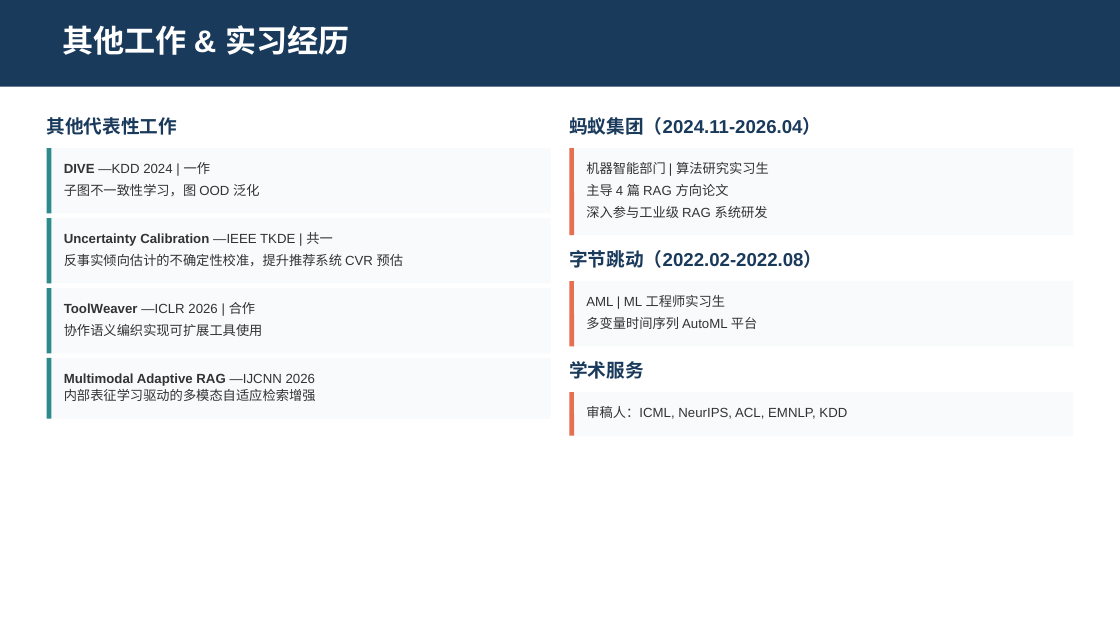
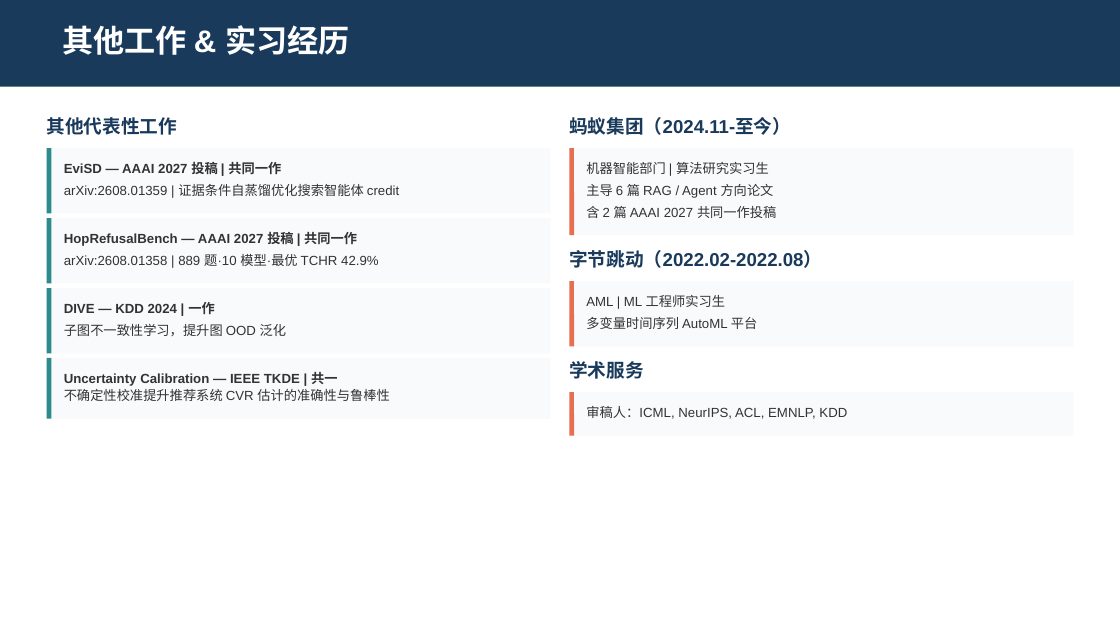
Before and after one commit to sunxin000/resume, a slide deck: slide 15 of interview-presentation.pptx. Drawn at 1120x630 pixels with LibreOffice and Linux fonts; fonts in the diff are those of the drawing. Boxes give left, top, right and bottom in pixels: in the first picture for what was removed or moved away, otherwise in the second. Text is boxed around its words. In the diff, an @@ line names an element or a change of style, - is before the commit and + after.

```diff
--- a/interview-presentation.pptx
+++ b/interview-presentation.pptx
@@ text at <box>569,117,791,135</box>: text changed @@
-蚂蚁集团（2024.11-2026.04）
+蚂蚁集团（2024.11-至今）
@@ text at <box>64,162,281,174</box>: text changed; bold on @@
-DIVE —KDD 2024 | 一作
+EviSD — AAAI 2027 投稿 | 共同一作
@@ text at <box>64,184,399,196</box>: text changed @@
-子图不一致性学习，图 OOD 泛化
+arXiv:2608.01359 | 证据条件自蒸馏优化搜索智能体 credit
@@ text at <box>586,184,774,198</box>: text changed @@
-主导 4 篇 RAG 方向论文
+主导 6 篇 RAG / Agent 方向论文
@@ text at <box>586,206,776,218</box>: text changed @@
-深入参与工业级 RAG 系统研发
+含 2 篇 AAAI 2027 共同一作投稿
@@ text at <box>64,232,357,246</box>: text changed @@
-Uncertainty Calibration —IEEE TKDE | 共一
+HopRefusalBench — AAAI 2027 投稿 | 共同一作
@@ text at <box>64,254,379,266</box>: text changed @@
-反事实倾向估计的不确定性校准，提升推荐系统 CVR 预估
+arXiv:2608.01358 | 889 题·10 模型·最优 TCHR 42.9%
@@ text at <box>64,302,214,314</box>: text changed; bold on @@
-ToolWeaver —ICLR 2026 | 合作
+DIVE — KDD 2024 | 一作
@@ text at <box>64,324,286,336</box>: text changed @@
-协作语义编织实现可扩展工具使用
+子图不一致性学习，提升图 OOD 泛化
@@ text at <box>64,372,337,386</box>: text changed @@
-Multimodal Adaptive RAG —IJCNN 2026
+Uncertainty Calibration — IEEE TKDE | 共一
@@ text at <box>64,389,389,401</box>: text changed @@
-内部表征学习驱动的多模态自适应检索增强
+不确定性校准提升推荐系统 CVR 估计的准确性与鲁棒性
```
Also in this commit, not shown: 3 other slides changed, 5 other files.
